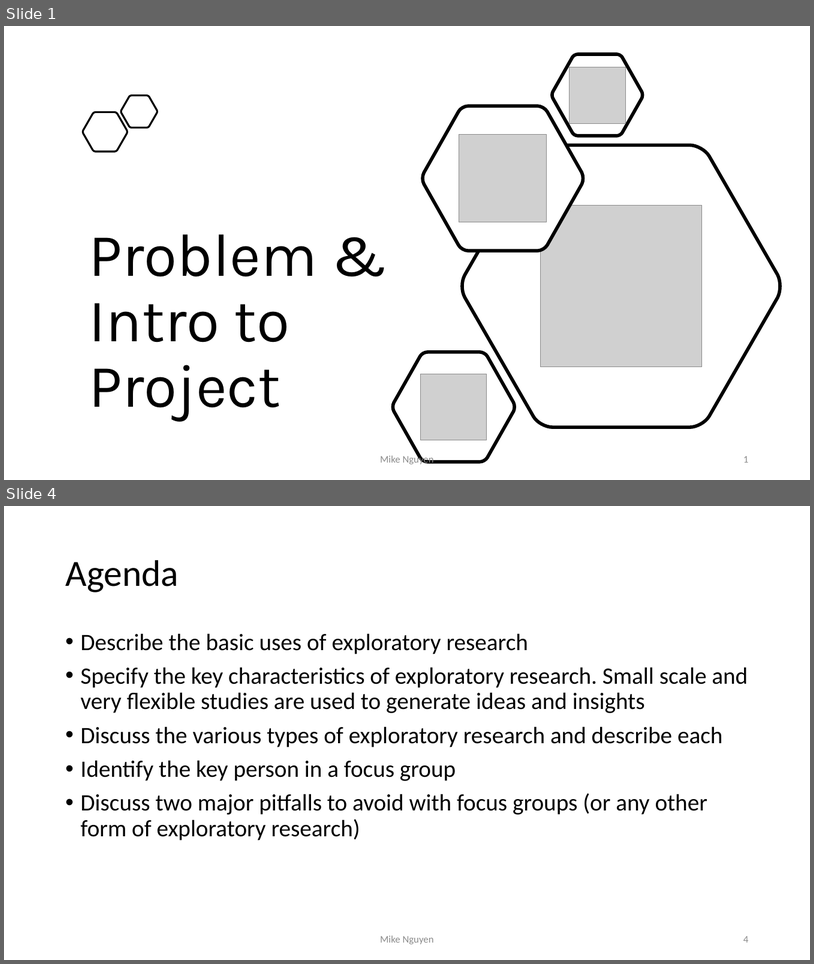
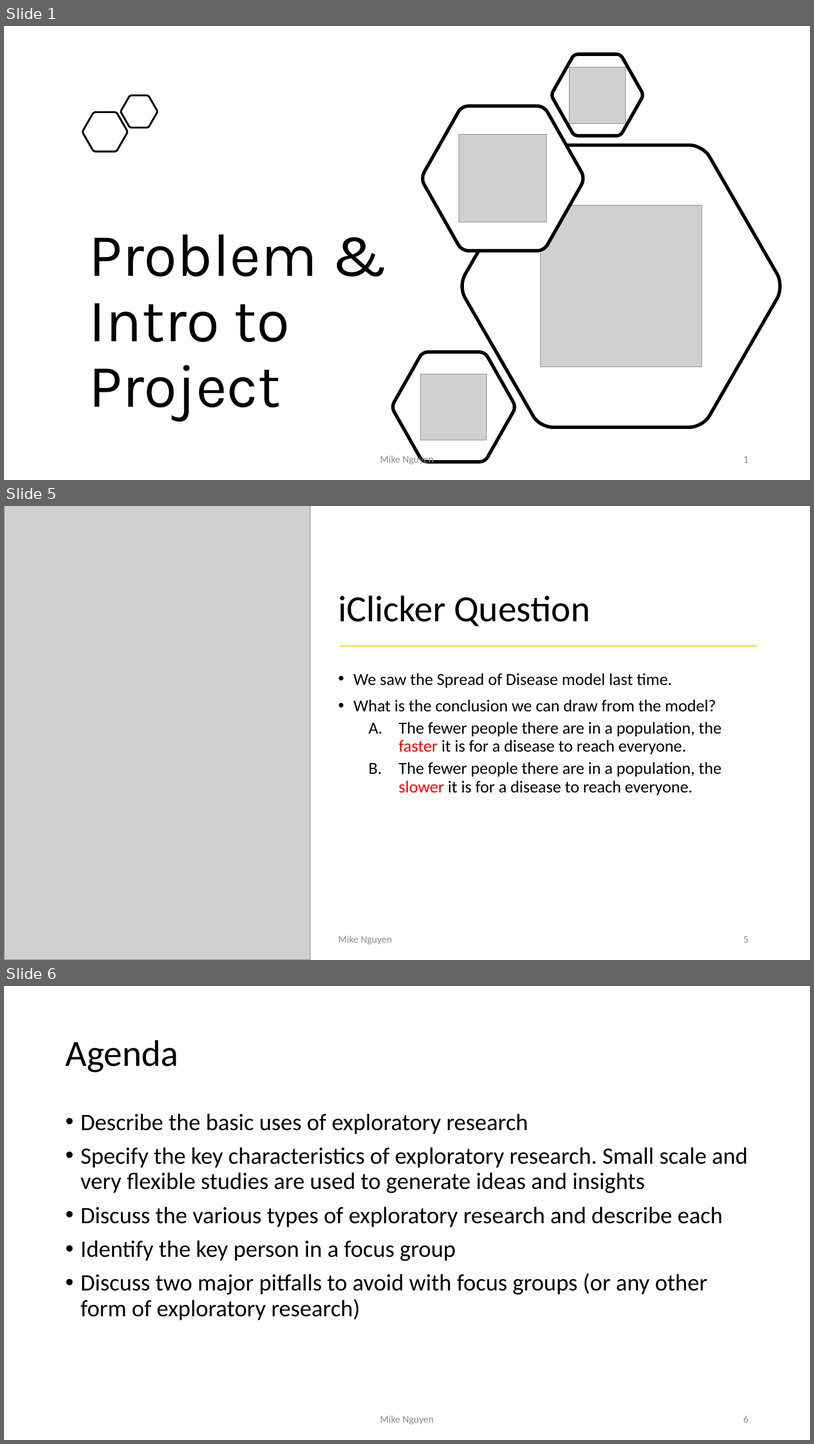
Before and after one commit to mikenguyen13/mar4050, a slide deck: lectures/2/1_Problem & Intro to Project.pptx. Shown one above the other, each under a label of ours: slides 1 and 4 before the commit, slides 1, 5 and 6 after it; the slides between them are not shown. The pictures are 814x964 and 814x1444 pixels, drawn with LibreOffice and Linux fonts; fonts in the diff are those of the drawing; grey boxes stand for pictures. Boxes give left, top, right and bottom in pixels: in the first picture for what was removed or moved away, otherwise in the second. Text is boxed around its words. In the diff, an @@ line names an element or a change of style, - is before the commit and + after.

```diff
--- a/lectures/2/1_Problem & Intro to Project.pptx
+++ b/lectures/2/1_Problem & Intro to Project.pptx
@@ slide 5 added at <box>4,506,810,960</box>, background #FFFFFF @@
@@ picture added at <box>4,506,311,960</box> @@
@@ title added at <box>338,595,591,626</box>, 44 pt, text #000000 @@
+iClicker Question
@@ line added from (341, 646) to (758, 646), #F0E50C 1.5 pt @@
@@ text added at <box>354,673,722,795</box>, 20 pt, text #000000 @@
+• We saw the Spread of Disease model last time.
+• What is the conclusion we can draw from the model?
+  A. The fewer people there are in a population, the faster it is for a disease to reach everyone.
+  B. The fewer people there are in a population, the slower it is for a disease to reach everyone.
@@ text added at <box>338,935,392,944</box>, 12 pt, text #8C8C8C @@
+Mike Nguyen
@@ page number added at <box>744,936,749,942</box>, 12 pt, text #8C8C8C @@
+5
@@ what was slide 4 is now slide 6 @@
@@ page number at <box>744,1416,749,1422</box>: text changed @@
-4
+6
```
Also in this commit, not shown: 1 slide changed, 4 other slides added, 8 other files.
